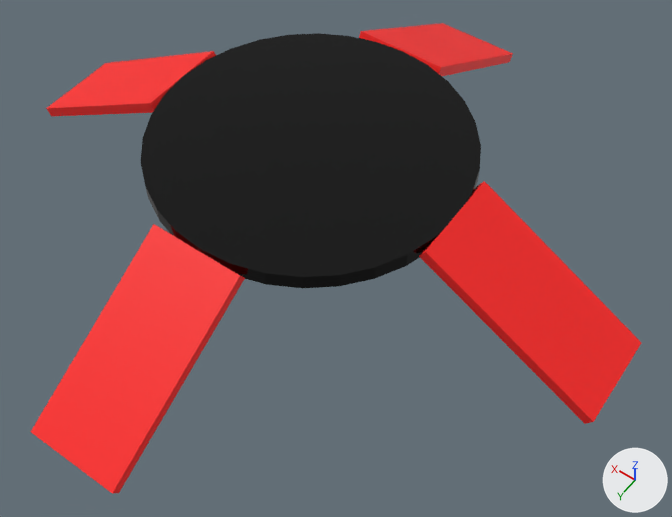
A saved change to the glTF model models3d/pad/scene.gltf.
One viewpoint serves both versions: a 50 mm lens placed at (-2.41, 3.12, 3.91), pointed at (-0.33, 0.21, -0.66). The axes (+X, +Y, +Z) are drawn at lower right. The lights are the same throughout. Where no turn or scale is listed for an object, it has been applied to the vertices.
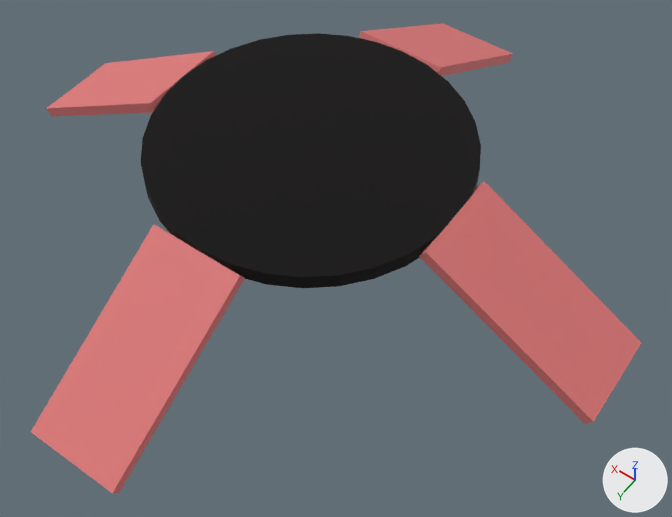
Where the change shows, as pixel boxes [x1, y1, x2, y2] in the pictures (672 x 517 px):
'Plane.002', recoloured (red to pink): [31, 224, 245, 493] in both
'Plane.001', recoloured (red to pink): [419, 181, 641, 424] in both
'Plane', recoloured (red to pink): [46, 51, 216, 116] in both
'Plane.003', recoloured (red to pink): [359, 23, 513, 76] in both

Diff of the bpy script that builds the scene:
```diff
--- a/models3d/pad/scene.gltf.py
+++ b/models3d/pad/scene.gltf.py
@@ mat_material @@
 mat_material = principled_material('Material')
-mat_material.base_color = (1.0, 0.013, 0.0112)  # red #ff1e1b
+mat_material.base_color = (0.723, 0.184, 0.184)  # pink #dd7777
```
